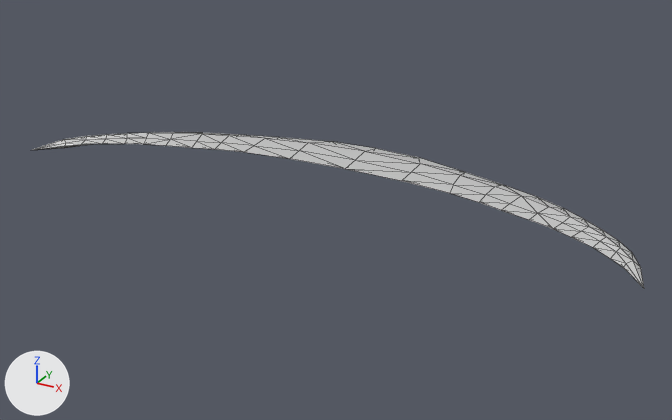
Before and after pictures for a commit that changed the FBX model ChallengerUnityProject/Assets/ChallengerAssets/ChallengerBundle/Mesh/bisectSlash.fbx.
Camera for both pictures: a 50 mm lens placed at (1.014, -1.627, 0.829), pointed at (0.019, 0.182, -0.076). The lights are fixed; the arrows at lower left show +X, +Y and +Z. Mesh edges are drawn as thin lines. Vertices at the same position are counted once.

Script lines for the objects in view, before the commit:
```python
mat_material = principled_material('Material')
mat_material.base_color = (0.8, 0.8, 0.8)  # white #e7e7e7
mat_material.metallic = 0.713
me_cube = bpy.data.meshes.new('Cube')
me_cube.from_pydata(...)  # 128 vertices, 252 faces; spans x -0.78..0.78, y -0.01..0.43, z -0.01..0.01
me_cube.materials.append(mat_material)  # white #e7e7e7
ob_slash = bpy.data.objects.new('slash', me_cube)
ob_slash.location = (0.0, 0.0, 0.0)
```
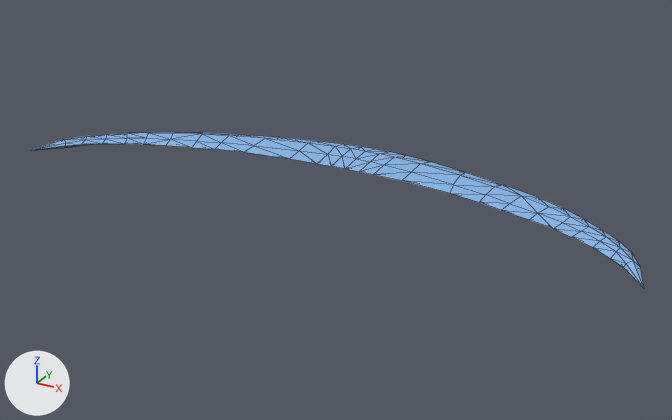
Where the change shows, as pixel boxes [x1, y1, x2, y2] in the pictures (672 x 420 px):
```json
{"object": "slash", "change": "recoloured, surface changed, reshaped", "before": [32, 132, 644, 288], "after": [32, 132, 644, 288], "on screen": "white to blue"}
{"part": 1, "of": "me_cube", "change": "built on", "before": [281, 137, 464, 181], "after": [281, 137, 463, 181]}
```

The change, as JSON lines over the scene's bpy script:
```json
{"op": "set", "path": "mat_material.metallic", "old": "0.713", "new": "0.0"}
{"op": "set", "path": "mat_material.base_color", "old": "(0.8, 0.8, 0.8)", "new": "(0.236, 0.465, 0.8)", "note": "white #e7e7e7 -> blue #85b6e7"}
{"block": "me_cube", "where": "# used by ob_slash; location = (0.0, 0.0, 0.0)"}
{"op": "remove", "block": "me_cube", "code": "me_cube.from_pydata(...)  # 128 vertices, 252 faces; spans x -0.78..0.78, y -0.01..0.43, z -0.01..0.01"}
{"op": "add", "block": "me_cube", "code": "me_cube.from_pydata(...)  # 152 vertices, 300 faces; spans x -0.78..0.78, y -0.01..0.43, z -0.01..0.01"}
{"block": "me_cube", "change": "me_cube part 1"}
{"block": "me_cube", "change": "4 vertices are removed from x -0.13..0.13, y 0.31..0.42, z -0.01..0.01"}
{"block": "me_cube", "change": "28 faces are deleted"}
{"block": "me_cube", "change": "22 vertices are added at x -0.17..0.17, y 0.26..0.43, z -0.01..0.01"}
{"block": "me_cube", "change": "6 new vertices lie (0.04, 0.0, 0.0) away from vertices in x -0.08..0.0, y 0.26..0.43, z -0.01..0.01"}
{"block": "me_cube", "change": "76 new faces join them"}
```
